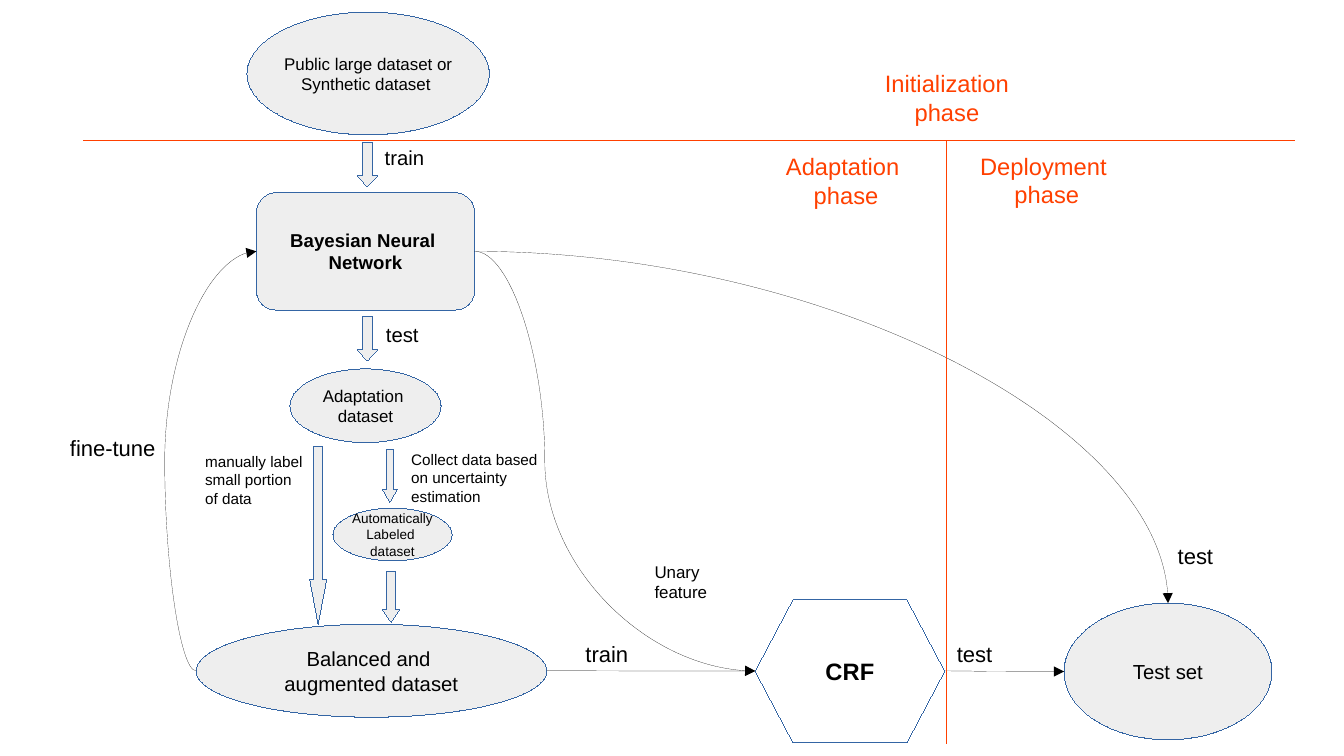
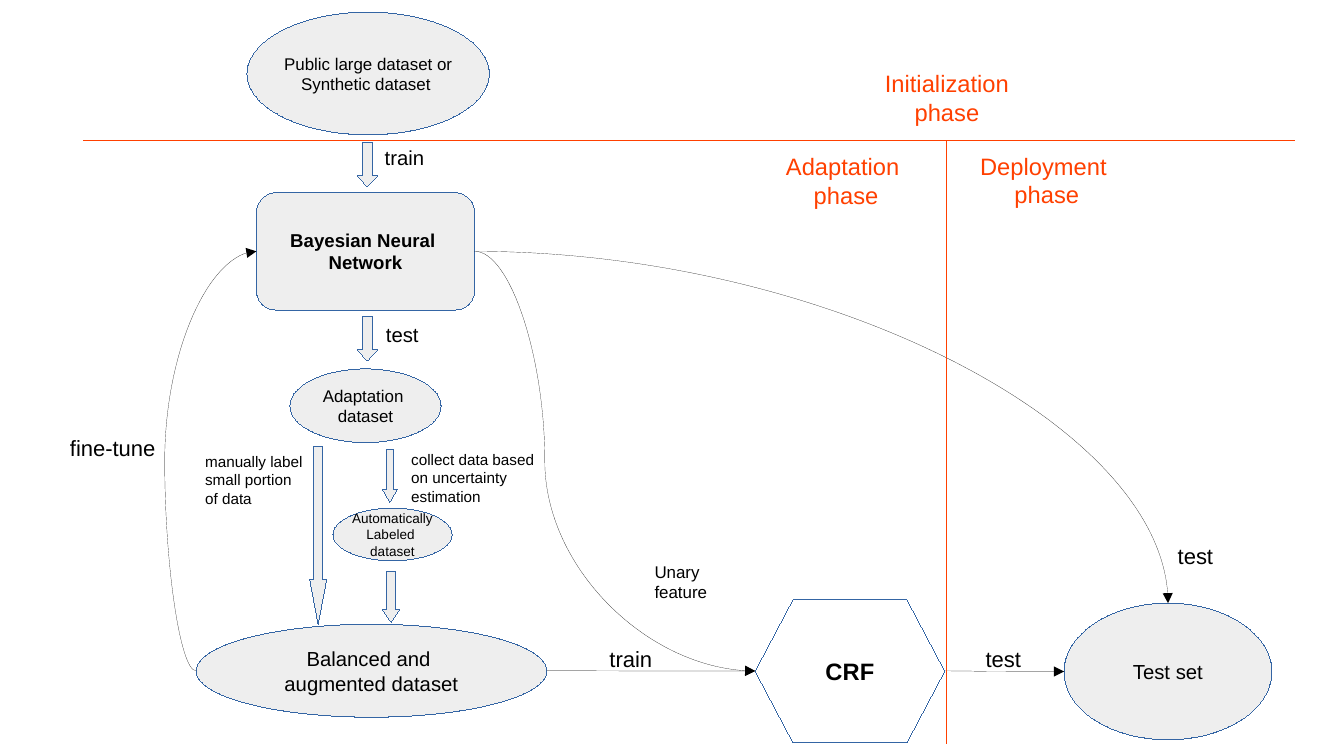
Before and after one commit to JianxiangFENG/Master-thesis, a slide deck: slide 1 of figures/continuous_learning.odp. Drawn at 1344x756 pixels with LibreOffice and Linux fonts; fonts in the diff are those of the drawing. Boxes give left, top, right and bottom in pixels: in the first picture for what was removed or moved away, otherwise in the second. Text is boxed around its words. In the diff, an @@ line names an element or a change of style, - is before the commit and + after.

```diff
--- a/figures/continuous_learning.odp
+++ b/figures/continuous_learning.odp
@@ text at bbox=[411, 454, 534, 502]: text changed @@
-Collect data based on uncertainty estimation
+collect data based on uncertainty estimation
@@ text "train": place and size @@
-text "train" at bbox=[585, 646, 628, 663]
+text "train" at bbox=[609, 651, 652, 668]
@@ text "test" rewrapped from bbox=[957, 647, 992, 663] to bbox=[986, 652, 1021, 672] @@
```
Also in this commit, not shown: 30 other files.
